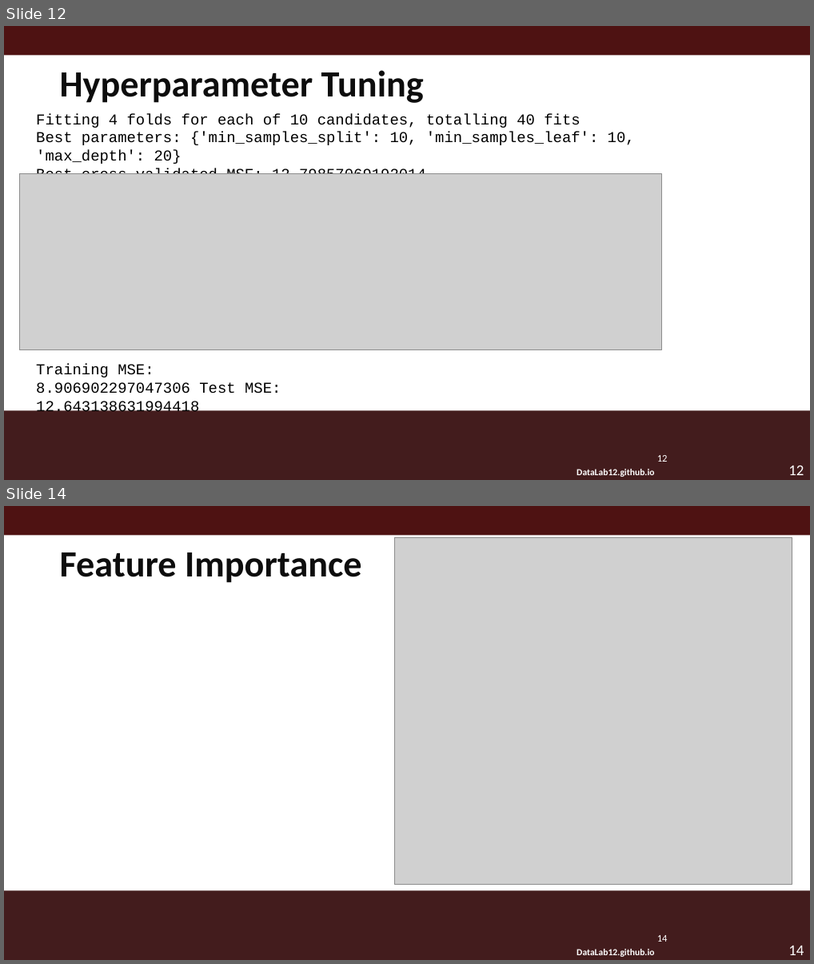
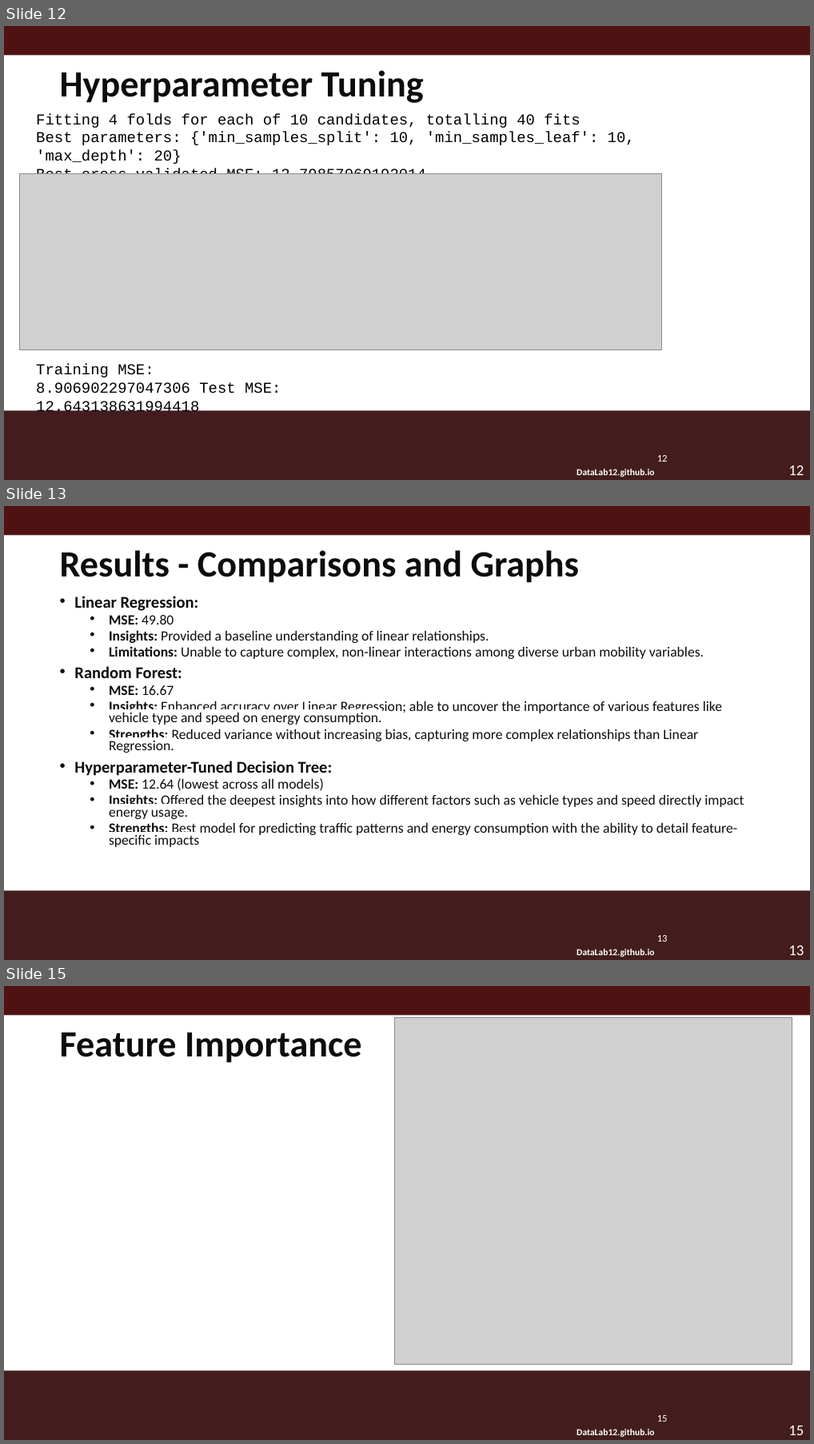
Before and after one commit to zoe-becker/ML-Traffic-Analysis, a slide deck: DataLabMacro.pptm. Shown one above the other, each under a label of ours: slides 12 and 14 before the commit, slides 12, 13 and 15 after it; the slides between them are not shown. The pictures are 814x964 and 814x1444 pixels, drawn with LibreOffice and Linux fonts; fonts in the diff are those of the drawing; grey boxes stand for pictures; background and template pictures are left out. Boxes give left, top, right and bottom in pixels: in the first picture for what was removed or moved away, otherwise in the second. Text is boxed around its words. In the diff, an @@ line names an element or a change of style, - is before the commit and + after.

```diff
--- a/DataLabMacro.pptm
+++ b/DataLabMacro.pptm
@@ slide 13 added at (4,506,810,960), background #FFFFFF; not listed: 5 template elements that a slide beside it also shows @@
@@ title added at (60,550,580,583), 44 pt, text #0D0D0D, bold @@
+Results - Comparisons and Graphs
@@ text added at (74,596,744,847), 16.8 pt, text #0D0D0D @@
+• Linear Regression:
+  • MSE: 49.80
+  • Insights: Provided a baseline understanding of linear relationships.
+  • Limitations: Unable to capture complex, non-linear interactions among diverse urban mobility variables.
+• Random Forest:
+  • MSE: 16.67
+  • Insights: Enhanced accuracy over Linear Regression; able to uncover the importance of various features like vehicle type and speed on energy consumption.
+  • Strengths: Reduced variance without increasing bias, capturing more complex relationships than Linear Regression.
+• Hyperparameter-Tuned Decision Tree:
+  • MSE: 12.64 (lowest across all models)
+  • Insights: Offered the deepest insights into how different factors such as vehicle types and speed directly impact energy usage.
+  • Strengths: Best model for predicting traffic patterns and energy consumption with the ability to detail feature-specific impacts
@@ what was slide 14 is now slide 15 @@
@@ page number at (658,1415,668,1421): text changed @@
-14
+15
@@ page number at (789,1425,804,1435): text changed @@
-14
+15
```
Also in this commit, not shown: 2 slides changed.
